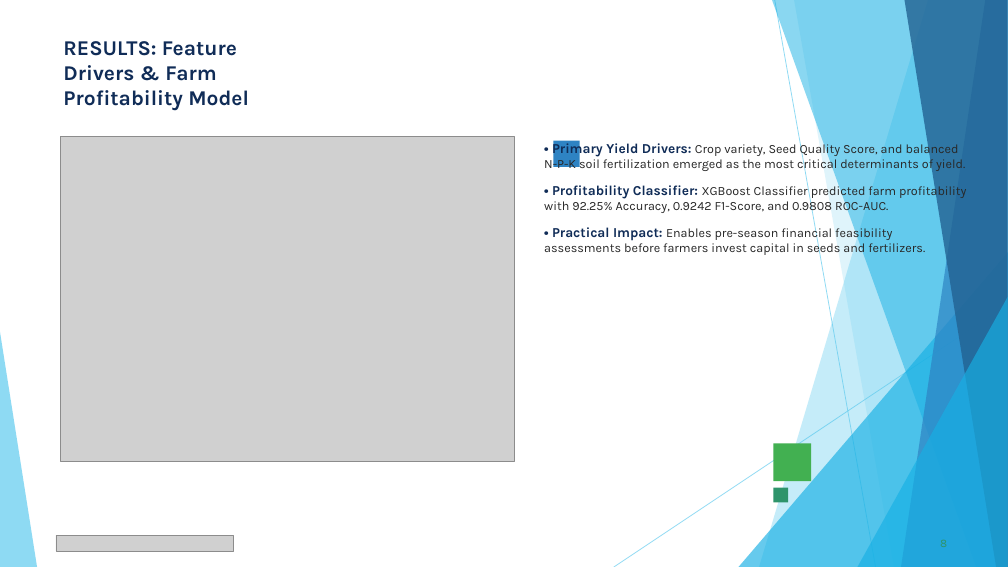
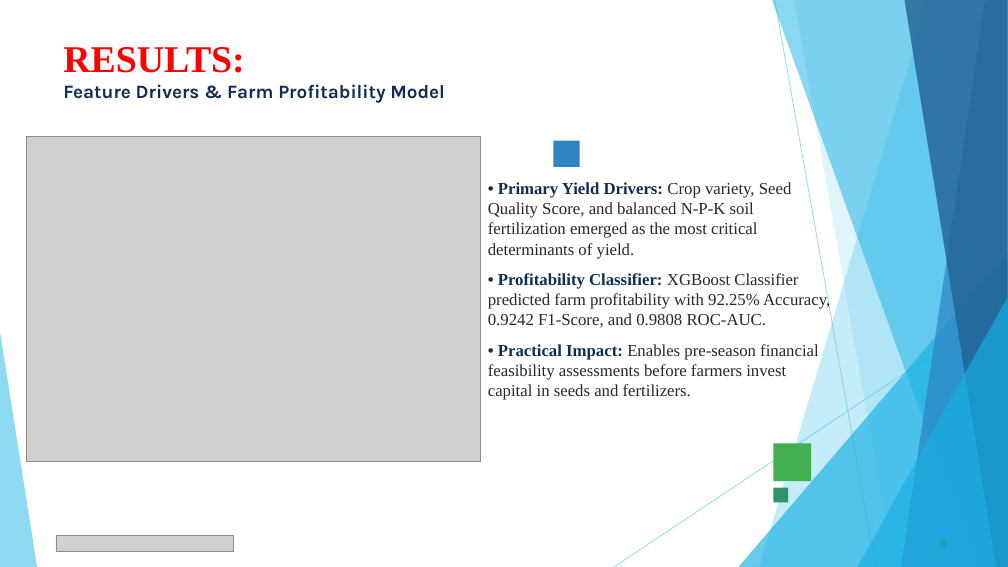
Before and after one commit to Ksmashhero06/Seasonal-Agriculture-Performance-Analysis, a slide deck: slide 8 of VOIS_Major_Project_PPT_Submission_Completed.pptx. Drawn at 1008x567 pixels with LibreOffice and Linux fonts; fonts in the diff are those of the drawing; grey boxes stand for pictures. Boxes give left, top, right and bottom in pixels: in the first picture for what was removed or moved away, otherwise in the second. Text is boxed around its words. In the diff, an @@ line names an element or a change of style, - is before the commit and + after.

```diff
--- a/VOIS_Major_Project_PPT_Submission_Completed.pptx
+++ b/VOIS_Major_Project_PPT_Submission_Completed.pptx
@@ title "RESULTS: Feature Drivers & Farm ..." at box(63, 47, 445, 103): size 20 to 36 pt, font Karla to Times New Roman, text colour #102C57 to #FF0000 in "RESULTS:"; size 20 to 18 pt in "Feature Drivers & Farm Profitability Model" @@
@@ picture: place and size @@
-picture at box(60, 136, 514, 461)
+picture at box(27, 136, 481, 461)
@@ text "• Primary Yield Drivers: Crop ...": place and size @@
-text "• Primary Yield Drivers: Crop ..." at box(544, 140, 967, 256)
+text "• Primary Yield Drivers: Crop ..." at box(488, 182, 830, 400)
@@ text "• Primary Yield Drivers: Crop ..." at box(488, 182, 830, 400): size 13 to 16 pt in "• Primary Yield Drivers:", "• Profitability Classifier:", "• Practical Impact:"; size 12 to 16 pt in "Crop variety, Seed Quality Score, and balanced ...", "XGBoost Classifier predicted farm profitability with 92.25% ...", "Enables pre-season financial feasibility assessments before  ..."; font Karla to Times New Roman @@
```
Also in this commit, not shown: 13 other slides changed, 1 other file.
